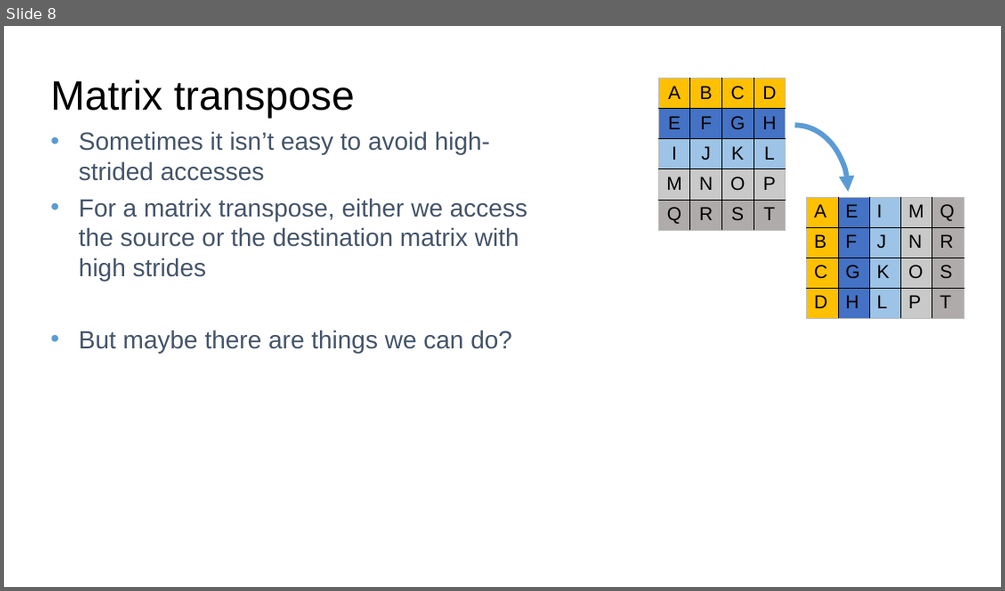
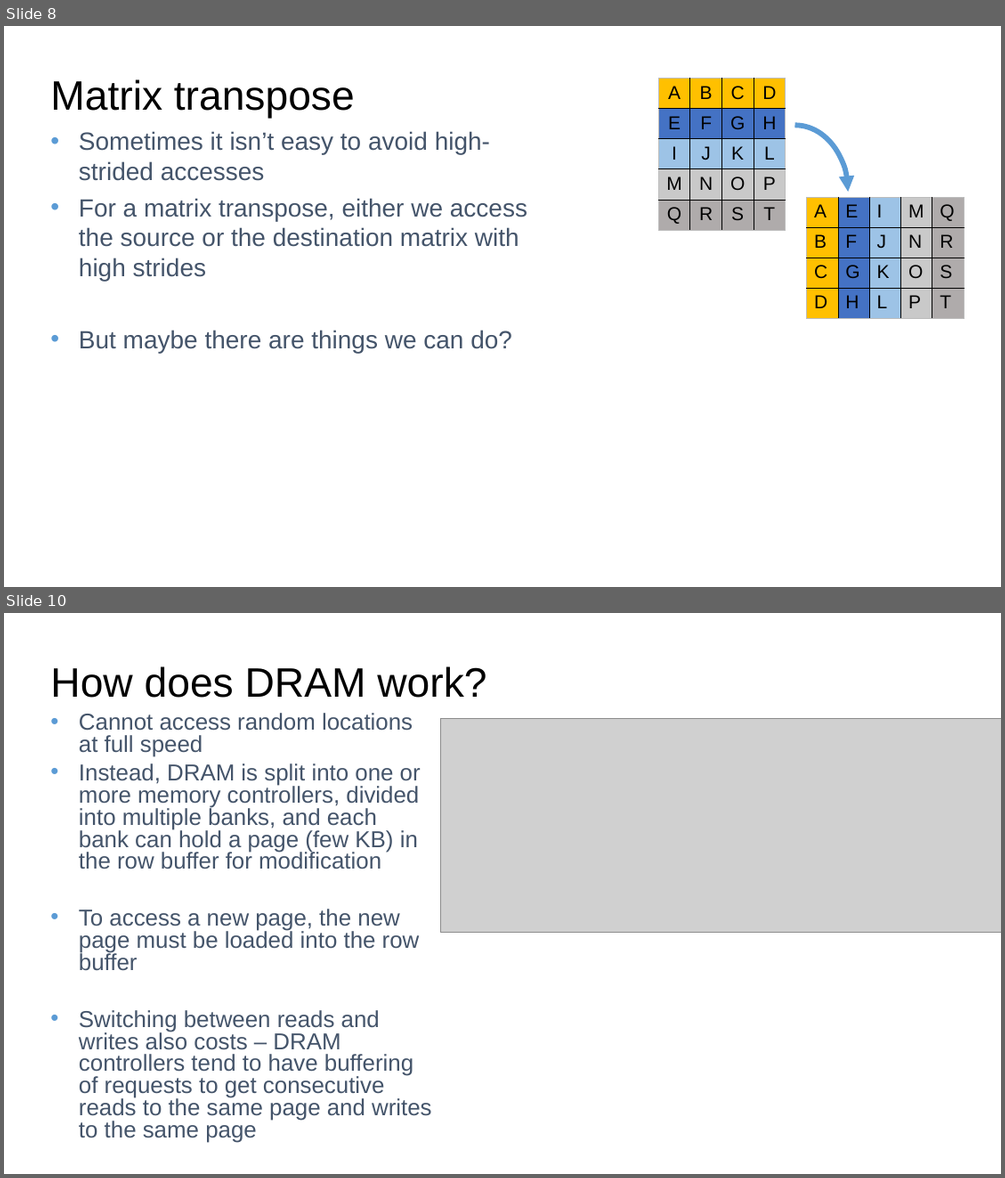
Before and after one commit to runehol/cache_efficiency_talk, a slide deck: Writing Cache Efficient Code.pptx. Shown one above the other, each under a label of ours: slide 8 before the commit, slides 8 and 10 after it; the slides between them are not shown. The pictures are 1005x591 and 1005x1178 pixels, drawn with LibreOffice and Linux fonts; fonts in the diff are those of the drawing; grey boxes stand for pictures. Boxes give left, top, right and bottom in pixels: in the first picture for what was removed or moved away, otherwise in the second. Text is boxed around its words. In the diff, an @@ line names an element or a change of style, - is before the commit and + after.

Commit message:
added more DRAM controller details

```diff
--- a/Writing Cache Efficient Code.pptx
+++ b/Writing Cache Efficient Code.pptx
@@ slide 10 added at bbox=[4, 613, 1001, 1174], background #FFFFFF @@
@@ title added at bbox=[50, 666, 486, 698], 39.6 pt, text #000000 @@
+How does DRAM work?
@@ text added at bbox=[79, 713, 432, 1143], 22.2 pt, text #44546A @@
+• Cannot access random locations at full speed
+• Instead, DRAM is split into one or more memory controllers, divided into multiple banks, and each bank can hold a page (few KB) in the row buffer for modification
+• To access a new page, the new page must be loaded into the row buffer
+• Switching between reads and writes also costs – DRAM controllers tend to have buffering of requests to get consecutive reads to the same page and writes to the same page
@@ picture added at bbox=[441, 718, 1001, 933] @@
```
Also in this commit, not shown: 3 slides changed, 1 other slide added.
